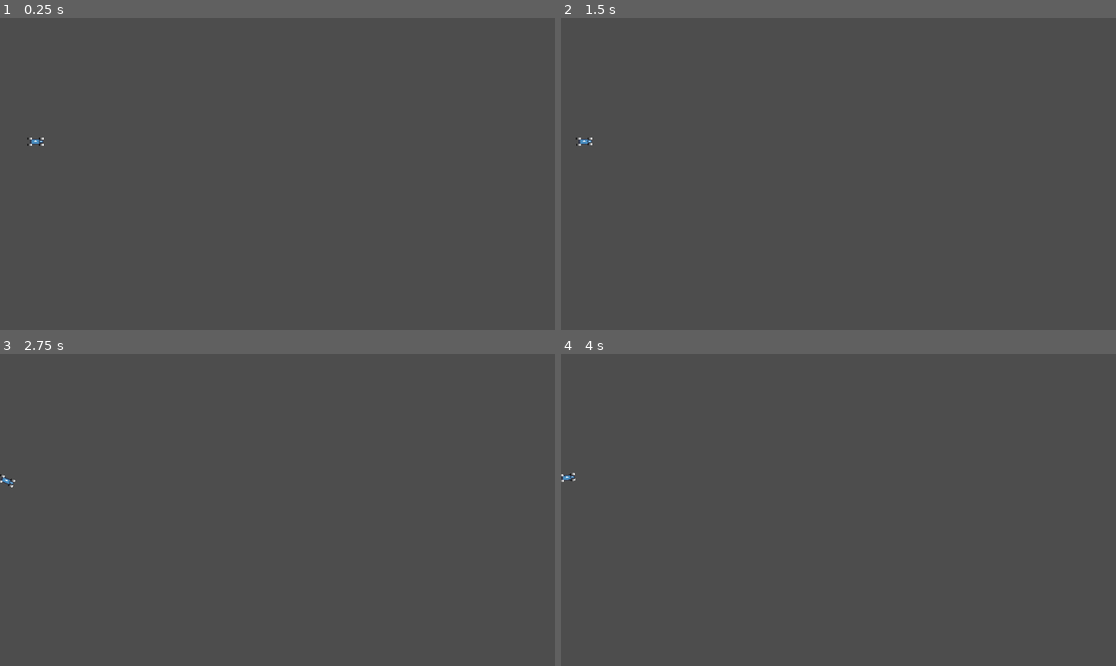
Above: before the commit, frames 1-4 (two rows, left to right).
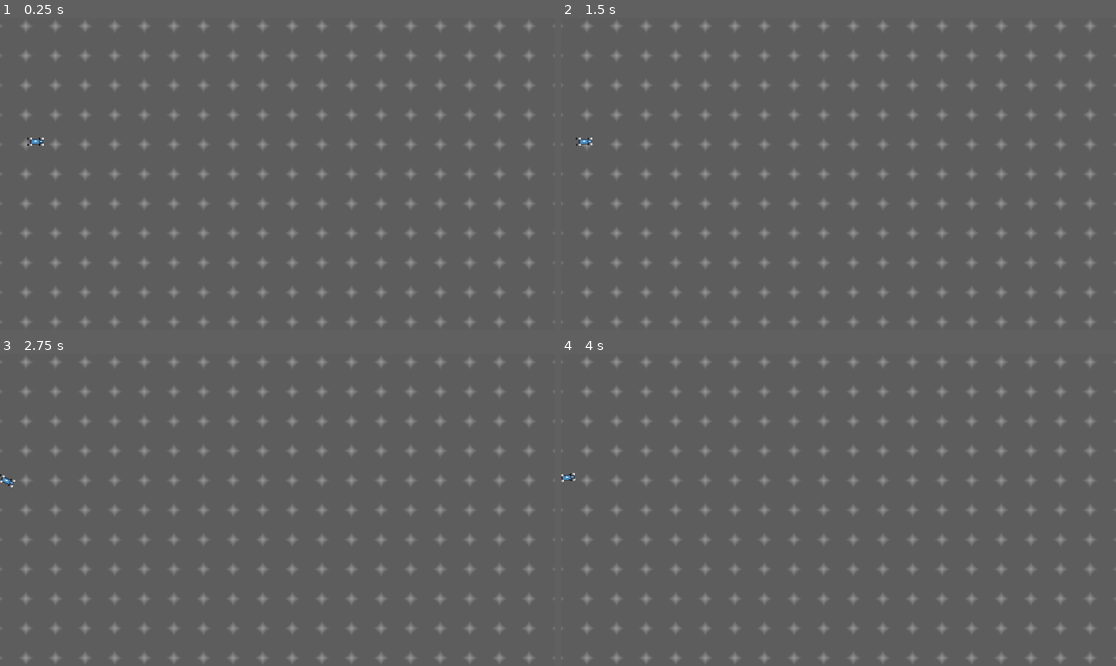
Above: after the commit, the same moments.

Repository: TeddySauyet/AIDriver
Game: Godot game, scene res://src/car/tests/empty_room_test.tscn
The game is run twice, just before and just after one commit, with the same random seed, the same clock (stepped at 60 frames per second) and the same inputs. The project has no main scene, so this scene is started directly. The engine's default icon, where the game draws it, is replaced by a stand-in: a white triangle on a blue panel in a dark square.
Inputs:
- Up to frame 1 (0.25 s): no input
- Up to frame 2 (1.5 s): tap Enter at 0.5 s; hold Space (backup) from 0.53 s (still down); tap A (a) at 0.6 s; tap D (d) at 0.8, 1.35 s
- Up to frame 3 (2.75 s): keep holding Space (backup); tap S (s) at 1.55 s; hold S (s) from 2.03 s (still down); tap W (w) at 2.3 s
- Up to frame 4 (4 s): keep holding Space (backup); release S (s) at 2.78 s; tap W (w) at 2.85 s; tap A (a) at 3.05, 3.6 s; tap Enter at 3.5 s; tap D (d) at 3.8 s

The runs differ from the first frame. In frame 1, 9.1% of the frame differs, in the area x 0-100%, y 0-100%; in frame 2, 9.1%; in frame 3, 9.1%; in frame 4, 9.1%.

Commit message:
Infinite driving test set up. Now time to get the parameters right for driving.

Diff:
--- a/src/car/tests/empty_room_test.tscn
+++ b/src/car/tests/empty_room_test.tscn
@@ -1,6 +1,7 @@
-[gd_scene load_steps=5 format=3 uid="uid://cw7gelntenj7n"]
+[gd_scene load_steps=6 format=3 uid="uid://cw7gelntenj7n"]
 
 [ext_resource type="PackedScene" uid="uid://cjs2mth6xs8ck" path="res://src/car/car.tscn" id="1_4kday"]
+[ext_resource type="PackedScene" uid="uid://cvmhnxdqo2gwp" path="res://src/car/visualization/2d/background_single_car_2d.tscn" id="1_i0e6l"]
 [ext_resource type="PackedScene" uid="uid://b5ls6vg1ogfmn" path="res://src/car/visualization/2d/car_visualization_2d.tscn" id="2_siks5"]
 
 [sub_resource type="RectangleShape2D" id="RectangleShape2D_2tdey"]
@@ -10,6 +11,9 @@
 size = Vector2(50, 1150)
 
 [node name="EmptyRoomTest" type="Node2D"]
+
+[node name="BackgroundSingleCar2d" parent="." instance=ExtResource("1_i0e6l")]
+position = Vector2(960, 540)
 
 [node name="Car" parent="." instance=ExtResource("1_4kday")]
 position = Vector2(123, 428)
--- /dev/null
+++ b/src/car/tests/infini_test.gd
@@ -0,0 +1,17 @@
+extends Node2D
+
+
+@onready var car : Car = $Car
+@onready var background : Sprite2D = $BackgroundSingleCar2d
+# Called when the node enters the scene tree for the first time.
+func _ready():
+	pass # Replace with function body.
+
+
+# Called every frame. 'delta' is the elapsed time since the previous frame.
+func _process(delta):
+	#background.rotation = -car.rotation
+	background.material.set_shader_parameter("world_pos", car.position)
+	background.position = car.position
+	#background.rotat
+	print(car.position)
--- /dev/null
+++ b/src/car/tests/infini_test.tscn
@@ -0,0 +1,19 @@
+[gd_scene load_steps=5 format=3 uid="uid://crnd85res83pv"]
+
+[ext_resource type="PackedScene" uid="uid://cjs2mth6xs8ck" path="res://src/car/car.tscn" id="1_5nspx"]
+[ext_resource type="Script" path="res://src/car/tests/infini_test.gd" id="1_epbwx"]
+[ext_resource type="PackedScene" uid="uid://cvmhnxdqo2gwp" path="res://src/car/visualization/2d/background_single_car_2d.tscn" id="2_1kxto"]
+[ext_resource type="PackedScene" uid="uid://b5ls6vg1ogfmn" path="res://src/car/visualization/2d/car_visualization_2d.tscn" id="3_usupe"]
+
+[node name="InfiniTest" type="Node2D"]
+script = ExtResource("1_epbwx")
+
+[node name="BackgroundSingleCar2d" parent="." instance=ExtResource("2_1kxto")]
+position = Vector2(960, 540)
+
+[node name="Car" parent="." instance=ExtResource("1_5nspx")]
+
+[node name="Camera2D" type="Camera2D" parent="Car"]
+
+[node name="car_visualization_2d" parent="." node_paths=PackedStringArray("car") instance=ExtResource("3_usupe")]
+car = NodePath("../Car")
--- /dev/null
+++ b/src/car/visualization/2d/background_single_car_2d.gdshader
@@ -0,0 +1,21 @@
+shader_type canvas_item;
+uniform vec2 world_pos = vec2(0,0);
+uniform sampler2D base_texture;
+uniform float n_repeats = 2;
+uniform float base_texture_size=1;
+
+
+void vertex() {
+	// Called for every vertex the material is visible on.
+}
+
+void fragment() {
+	vec2 scaled_uv = vec2(mod(UV.x*n_repeats+world_pos.x/base_texture_size,1),mod(UV.y*n_repeats+world_pos.y/base_texture_size,1));
+	COLOR = texture(base_texture,scaled_uv);
+	//COLOR = vec4(UV,0.0,1.0);
+}
+
+//void light() {
+	// Called for every pixel for every light affecting the CanvasItem.
+	// Uncomment to replace the default light processing function with this one.
+//}
--- /dev/null
+++ b/src/car/visualization/2d/background_single_car_2d.tscn
@@ -0,0 +1,26 @@
+[gd_scene load_steps=6 format=3 uid="uid://cvmhnxdqo2gwp"]
+
+[ext_resource type="Shader" path="res://src/car/visualization/2d/background_single_car_2d.gdshader" id="1_1qnc7"]
+[ext_resource type="Texture2D" uid="uid://byqne3cqno5s1" path="res://icon.svg" id="2_yqbch"]
+
+[sub_resource type="Gradient" id="Gradient_seg2o"]
+offsets = PackedFloat32Array(0.77459, 1)
+colors = PackedColorArray(0.366595, 0.366595, 0.366595, 1, 0.589096, 0.589096, 0.589096, 1)
+
+[sub_resource type="GradientTexture2D" id="GradientTexture2D_t25g4"]
+gradient = SubResource("Gradient_seg2o")
+fill = 1
+fill_from = Vector2(0.5, 0.5)
+metadata/_snap_enabled = true
+
+[sub_resource type="ShaderMaterial" id="ShaderMaterial_xg17l"]
+shader = ExtResource("1_1qnc7")
+shader_parameter/world_pos = Vector2(32, 0)
+shader_parameter/n_repeats = 50.0
+shader_parameter/base_texture_size = 64.0
+shader_parameter/base_texture = SubResource("GradientTexture2D_t25g4")
+
+[node name="BackgroundSingleCar2d" type="Sprite2D"]
+material = SubResource("ShaderMaterial_xg17l")
+scale = Vector2(40, 40)
+texture = ExtResource("2_yqbch")
